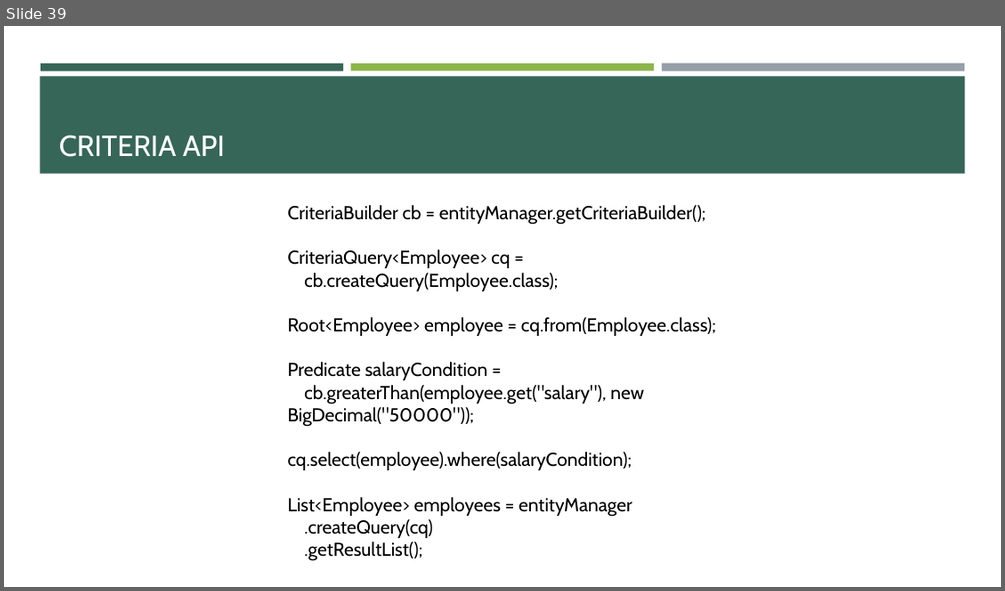
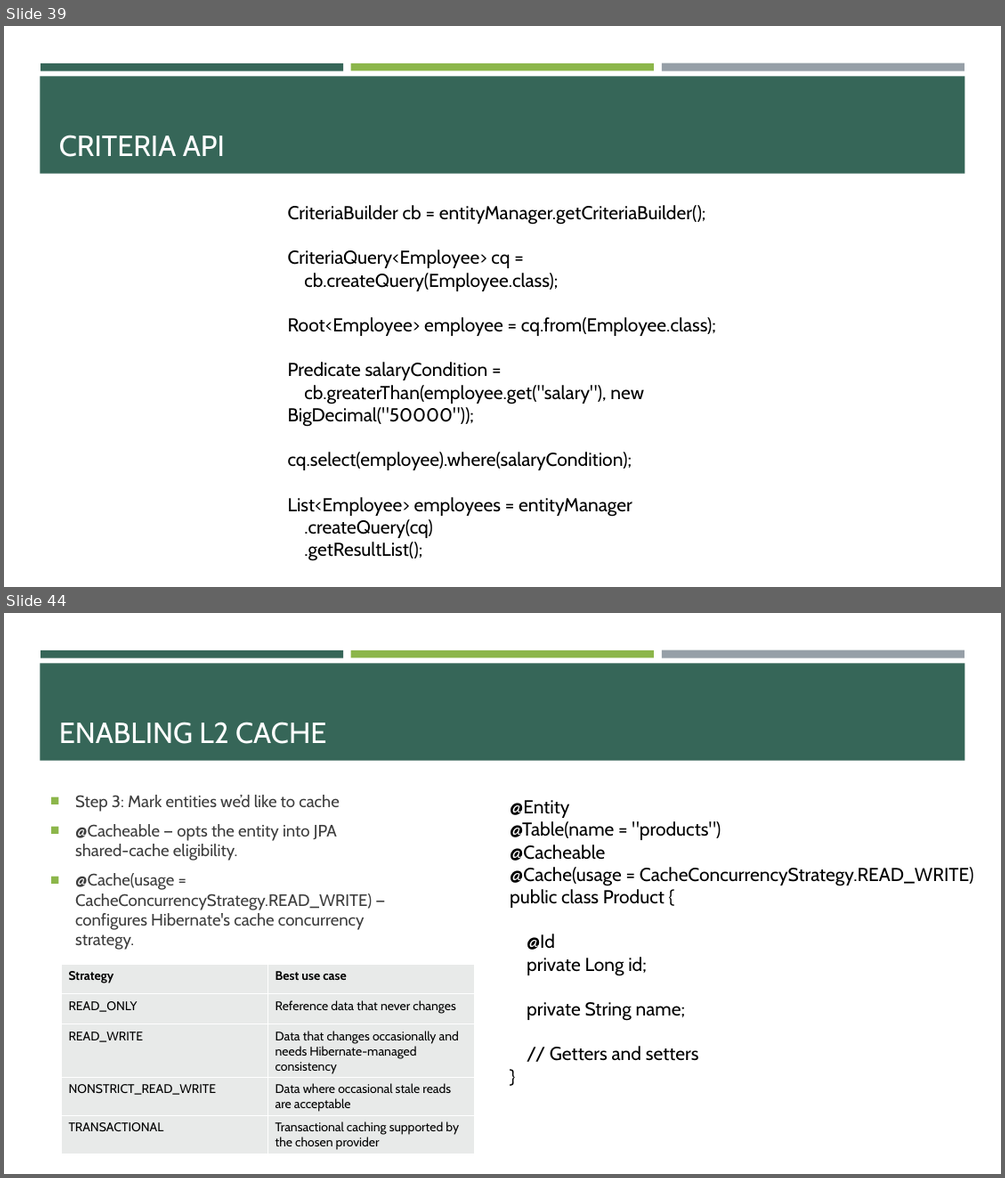
Before and after one commit to e-m-wilson/java-fs, a slide deck: Week_6/02_Hibernate_JPA_&_REST.pptx. Shown one above the other, each under a label of ours: slide 39 before the commit, slides 39 and 44 after it; the slides between them are not shown. The pictures are 1005x591 and 1005x1178 pixels, drawn with LibreOffice and Linux fonts; fonts in the diff are those of the drawing. Boxes give left, top, right and bottom in pixels: in the first picture for what was removed or moved away, otherwise in the second. Text is boxed around its words. In the diff, an @@ line names an element or a change of style, - is before the commit and + after.

```diff
--- a/Week_6/02_Hibernate_JPA_&_REST.pptx
+++ b/Week_6/02_Hibernate_JPA_&_REST.pptx
@@ slide 44 added at [4,613,1001,1174], background #FFFFFF; not listed: 4 template elements that a slide beside it also shows @@
@@ title added at [59,722,326,744], 28 pt, text #FFFFFF @@
+ENABLING L2 CACHE
@@ text added at [75,795,372,949], 16 pt, text #3D3D3D @@
+■ Step 3: Mark entities we’d like to cache
+■ @Cacheable — opts the entity into JPA shared-cache eligibility.
+■ @Cache(usage = CacheConcurrencyStrategy.READ_WRITE) — configures Hibernate's cache concurrency strategy.
@@ text added at [510,800,974,1061], 18 pt, text #000000 @@
+@Entity
+@Table(name = "products")
+@Cacheable
+@Cache(usage = CacheConcurrencyStrategy.READ_WRITE)
+public class Product {
+@Id
+private Long id;
+private String name;
+// Getters and setters
+}
@@ table added at [61,964,474,1153], 5 rows, 2 columns @@
+Strategy | Best use case
+READ_ONLY | Reference data that never changes
+READ_WRITE | Data that changes occasionally and needs Hibernate-managed consistency
+NONSTRICT_READ_WRITE | Data where occasional stale reads are acceptable
+TRANSACTIONAL | Transactional caching supported by the chosen provider
```
Also in this commit, not shown: 9 other slides added, 30 other files.
